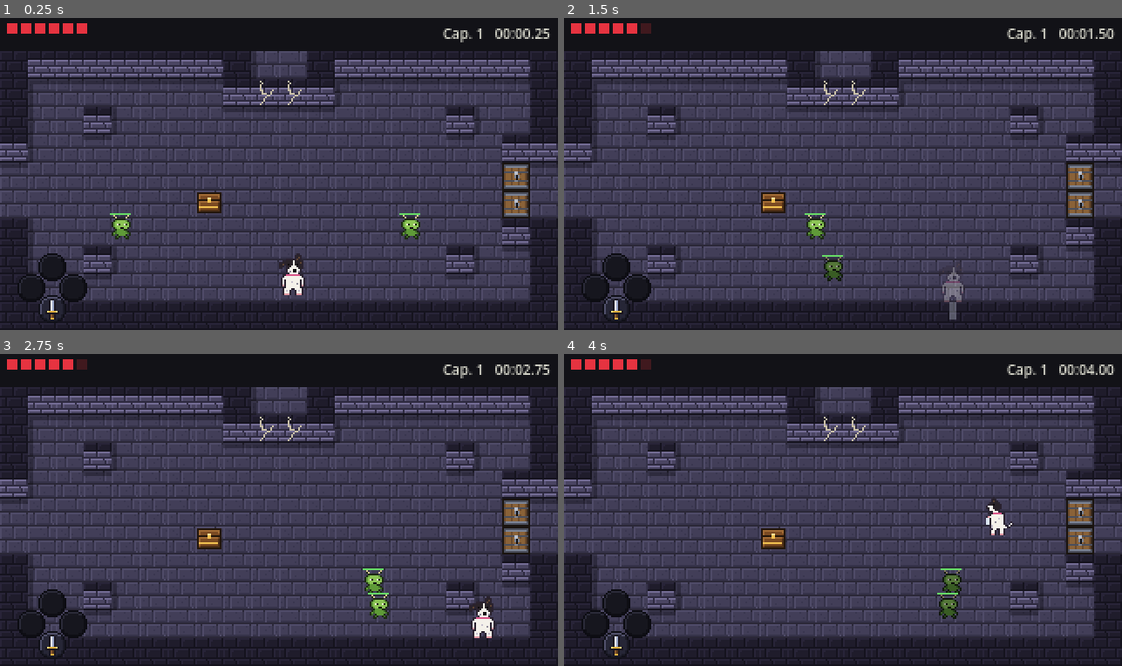
Above: before the commit, frames 1-4 (two rows, left to right).
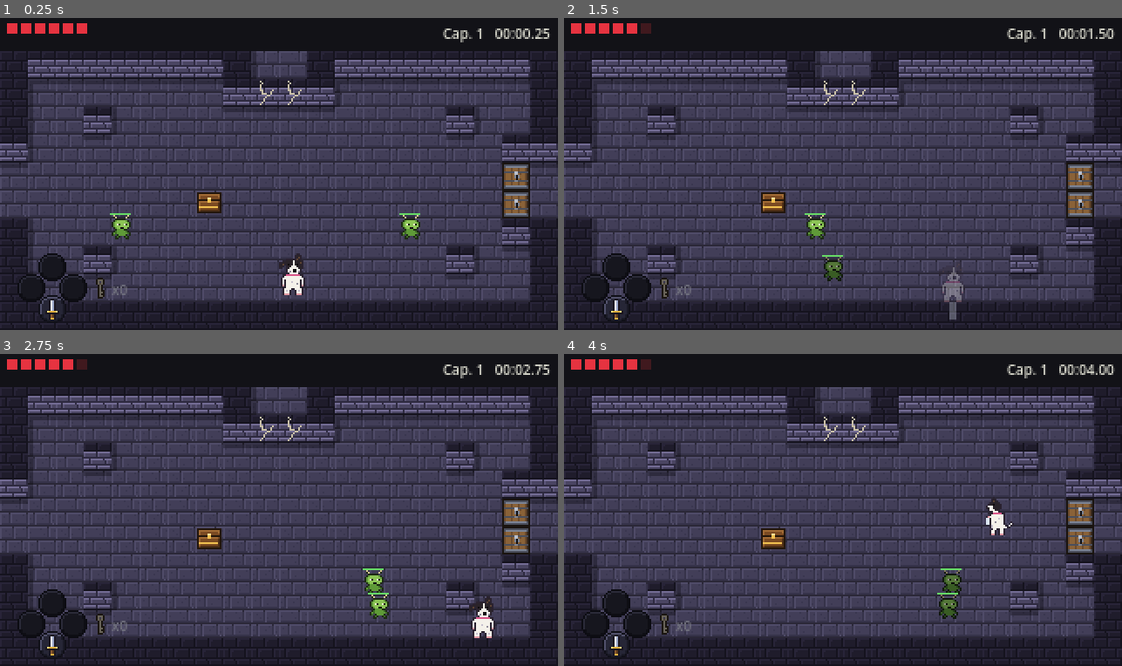
Above: after the commit, the same moments.

Repository: marcelozorza/Alttp2
Game: Godot game, scene res://world/chapter/chapter.tscn
The game is run twice, just before and just after one commit, with the same random seed, the same clock (stepped at 60 frames per second) and the same inputs. This scene is started directly instead of the project's main scene.
Inputs (mouse positions are in pixels of both pictures, inside the frame that each line leads up to):
- Up to frame 1 (0.25 s): no input
- Up to frame 2 (1.5 s): move the mouse to (965, 158) at 0.52 s; hold D (move_right) 0.53-1.28 s; tap J (attack) at 0.6, 1.35 s; click (965, 158) at 0.67 s; tap Space (jump) at 0.77 s; move the mouse to (731, 189) at 1.27 s; hold S (move_down) from 1.28 s (still down)
- Up to frame 3 (2.75 s): tap Space (jump) at 1.52 s; move the mouse to (334, 441) at 2.02 s; release S (move_down) at 2.03 s; hold D (move_right) from 2.03 s (still down); hold Shift (lock_facing) from 2.03 s (still down); tap J (attack) at 2.3 s
- Up to frame 4 (4 s): move the mouse to (815, 572) at 2.77 s; release D (move_right) at 2.78 s; release Shift (lock_facing) at 2.78 s; hold W (move_up) 2.78-3.53 s; tap L (use_bomb) at 2.85 s; click (815, 572) at 2.92 s; tap Space (jump) at 3.02, 3.77 s; tap J (attack) at 3.05, 3.8 s; move the mouse to (1010, 556) at 3.52 s; hold A (move_left) from 3.53 s (still down); tap K (use_fire) at 3.6 s

The runs differ from the first frame. In frame 1, 0.1% of the frame differs, in the area x 17-23%, y 83-90%; in frame 2, 0.1%; in frame 3, 0.1%; in frame 4, 0.1%.

Commit message:
Contador de chaves ao lado do losango dos botões
Marcelo não achava o contador no alto da tela. Agora o ícone da chave
com o número fica à direita do losango, sempre à vista no capítulo,
apagado quando é zero, e a chave grande aparece ao lado quando o
personagem a tem.

Co-Authored-By: Claude Fable 5.1 <noreply@anthropic.com>
Claude-Session: https://claude.ai/code/session_016s7NevSgZhoYUZ8ynYMumd

Diff:
--- a/ui/hud.gd
+++ b/ui/hud.gd
@@ -1,9 +1,11 @@
 extends Control
-## HUD. No alto, numa barra, a vida, um quadrado por ponto, as chaves pequenas
-## guardadas, a chave grande depois de encontrada e, no capítulo, o número do
-## capítulo e o cronômetro. No canto inferior esquerdo, sobre a tela, os quatro
-## botões de face do controle num losango, cada um na posição do botão, com o
-## ícone em pixel art do que ele faz. A espada fica sempre no seu botão, com a
+## HUD. No alto, numa barra, a vida, um quadrado por ponto, e, no capítulo, o
+## número do capítulo e o cronômetro. No canto inferior esquerdo, sobre a tela,
+## os quatro botões de face do controle num losango, cada um na posição do
+## botão, com o ícone em pixel art do que ele faz. À direita do losango, no
+## capítulo, o contador de chaves pequenas, sempre à vista, mesmo em zero, e a
+## chave grande depois de encontrada (Marcelo não achava o contador no alto,
+## 2026-11-06). A espada fica sempre no seu botão, com a
 ## lâmina magenta enquanto está travada. O botão de uma ferramenta que o
 ## personagem ainda não tem aparece apagado. Uma melhoria troca o ícone da
 ## ferramenta: com a chama forte, o botão da chama mostra a chama maior de
@@ -17,8 +19,10 @@
 const PIP_GAP := 2.0
 ## Pontos de vida que cabem numa linha, antes do losango dos botões.
 const HEALTH_ROW := 12
-## Onde começam as chaves, à direita da vida.
-const KEYS_POSITION := Vector2(102.0, -2.0)
+## Centro do ícone da chave, à direita do losango, na altura do centro dele.
+const KEYS_POSITION := Vector2(54.0, 152.0)
+## Chave apagada, quando não há nenhuma.
+const NO_KEY_TINT := Color(0.45, 0.45, 0.5, 1.0)
 const FULL_COLOR := Color(0.9, 0.2, 0.25, 1.0)
 const EMPTY_COLOR := Color(0.25, 0.1, 0.12, 1.0)
 const BAR_COLOR := Color(0.07, 0.07, 0.09, 1.0)
@@ -77,11 +81,12 @@
 	if show_bar:
 		draw_rect(Rect2(-position, BAR_SIZE), BAR_COLOR)
 	var player := get_tree().get_first_node_in_group("player") as Player
+	var chapter := get_tree().get_first_node_in_group("chapter")
 	if player:
 		_draw_health(player)
 		_draw_buttons(player)
-		_draw_keys(player)
-	var chapter := get_tree().get_first_node_in_group("chapter")
+		if chapter:
+			_draw_keys(player)
 	if chapter:
 		var text := "%s   %s" % [chapter.call("mode_text"), chapter.call("time_text")]
 		var font := ThemeDB.fallback_font
@@ -119,24 +124,17 @@
 		draw_rect(Rect2(pip_position, pip_size), FULL_COLOR if i < player.health else EMPTY_COLOR)
 
 
-## Uma chave pequena por ícone, até 4, e um número quando passam disso. A chave
-## grande vem depois.
+## O ícone da chave com o número de chaves ao lado, apagado quando é zero, e a
+## chave grande depois, quando o personagem a tem.
 func _draw_keys(player: Player) -> void:
-	var x := KEYS_POSITION.x
-	var shown := mini(player.keys, 4)
-	for i: int in shown:
-		ToolIcons.draw(self, Item.Id.KEY, Vector2(x + 4.0, KEYS_POSITION.y + 6.0))
-		x += 8.0
-	if player.keys > shown:
-		var font := ThemeDB.fallback_font
-		var text := "+%d" % (player.keys - shown)
-		draw_string(
-			font, Vector2(x + 1.0, 9.0), text, HORIZONTAL_ALIGNMENT_LEFT, -1, FONT_SIZE, TEXT_COLOR
-		)
-		x += 14.0
+	var tint := Color.WHITE if player.keys > 0 else NO_KEY_TINT
+	ToolIcons.draw(self, Item.Id.KEY, KEYS_POSITION, tint)
+	var font := ThemeDB.fallback_font
+	var text := "x%d" % player.keys
+	var text_position := KEYS_POSITION + Vector2(6.0, 4.0)
+	draw_string(font, text_position, text, HORIZONTAL_ALIGNMENT_LEFT, -1, FONT_SIZE, tint)
 	if player.has_tool(Item.Id.BOSS_KEY):
-		var center := Vector2(x + 6.0, KEYS_POSITION.y + 6.0)
-		ToolIcons.draw(self, Item.Id.BOSS_KEY, center)
+		ToolIcons.draw(self, Item.Id.BOSS_KEY, KEYS_POSITION + Vector2(26.0, 0.0))
 
 
 func _draw_buttons(player: Player) -> void:
--- a/ui/tool_icons.gd
+++ b/ui/tool_icons.gd
@@ -21,10 +21,10 @@
 
 ## Desenha o ícone do item centrado em center. Só pode ser chamado dentro do
 ## _draw de um canvas.
-static func draw(canvas: CanvasItem, id: int, center: Vector2) -> void:
+static func draw(canvas: CanvasItem, id: int, center: Vector2, tint := Color.WHITE) -> void:
 	var texture: Texture2D = TEXTURES.get(id)
 	if texture:
-		draw_centered(canvas, texture, center)
+		draw_centered(canvas, texture, center, tint)
 
 
 ## Desenha a espada centrada em center, travada ou não.
@@ -34,5 +34,7 @@
 
 ## Desenha a textura com o centro em center, em pixels inteiros, para que a
 ## pixel art fique nítida.
-static func draw_centered(canvas: CanvasItem, texture: Texture2D, center: Vector2) -> void:
-	canvas.draw_texture(texture, (center - texture.get_size() / 2.0).floor())
+static func draw_centered(
+	canvas: CanvasItem, texture: Texture2D, center: Vector2, tint := Color.WHITE
+) -> void:
+	canvas.draw_texture(texture, (center - texture.get_size() / 2.0).floor(), tint)
Not shown, changed: docs/design.md
